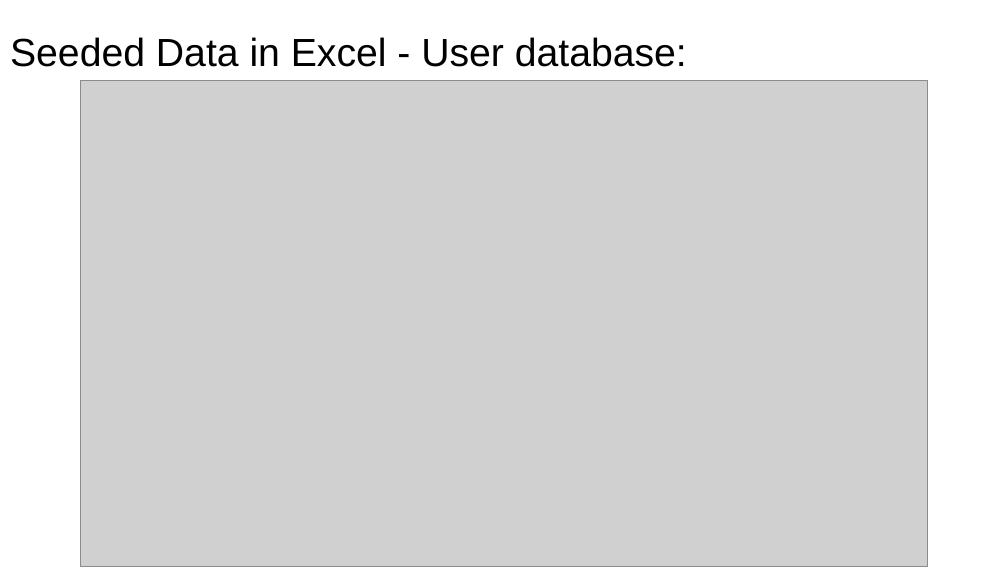
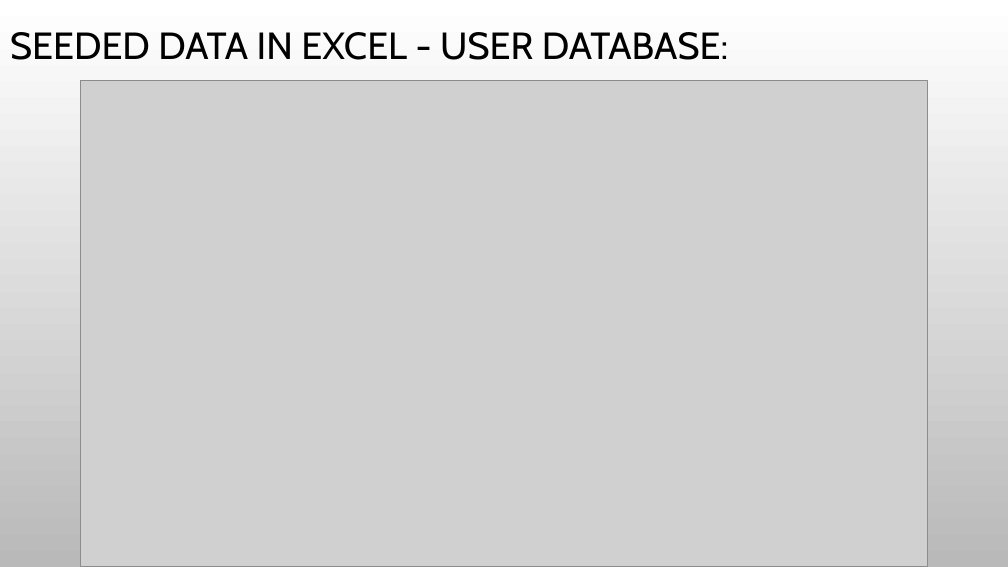
Before and after one commit to annie0sc/gdp_group4, a slide deck: slide 9 of GDP.pptx. Drawn at 1008x567 pixels with LibreOffice and Linux fonts; fonts in the diff are those of the drawing; grey boxes stand for pictures; background and template pictures are left out. Boxes give left, top, right and bottom in pixels: in the first picture for what was removed or moved away, otherwise in the second. Text is boxed around its words. In the diff, an @@ line names an element or a change of style, - is before the commit and + after.

```diff
--- a/GDP.pptx
+++ b/GDP.pptx
@@ background #FFFFFF to picture (left out) @@
@@ title at [10, 32, 728, 60]: text changed; size 28 to 27 pt; font Arial to Cabin @@
-Seeded Data in Excel - User database:
+SEEDED DATA IN EXCEL - USER DATABASE:
```
Also in this commit, not shown: 10 other slides changed, 3 slides added, 3 slides removed.
